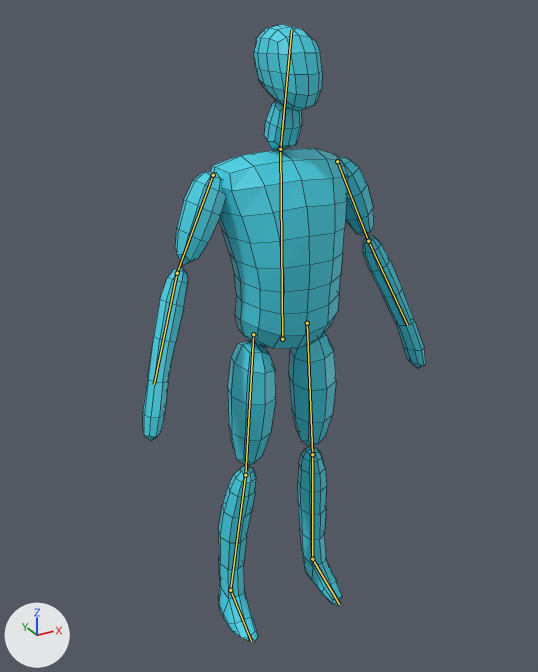
Before and after pictures for a commit that changed the Blender file blender/players/Player.blend.
Before and after are seen from a camera (50 mm lens) standing at (-1.03, -1.79, 1.95) and looking at (0.16, 0.37, 0.87). The lights are fixed; the arrows at lower left show +X, +Y and +Z. The older version comes first. The bones that bend it are drawn over the model as lines. Mesh edges are drawn as thin lines.
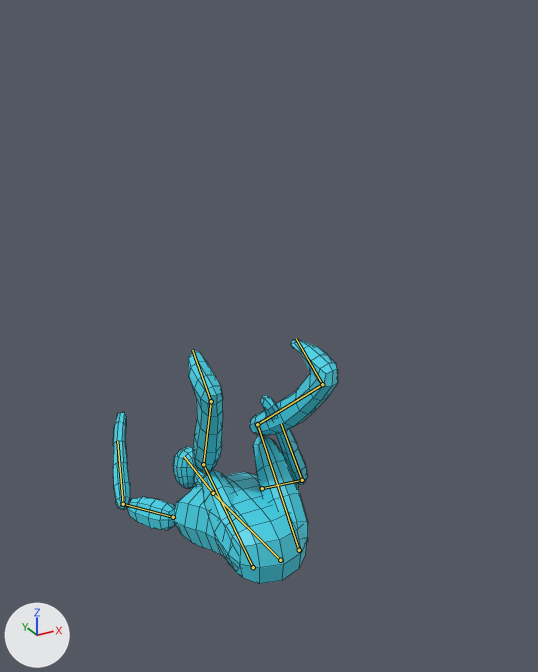
The newer file adds an action. The first version stands in its rest pose; the second is drawn at frame 7 of the action 'roll'.

Pixel boxes (x1, y1, x2, y2) of what changed, in the pictures (538 x 672 px):
'Cube', posed (20% narrower, 60% shorter)
    before: (143, 24, 426, 642)
    after: (113, 340, 338, 584)
bone 'body', root to tip
    before: (282, 339) to (280, 149)
    after: (280, 560) to (213, 493)
bone 'head', root to tip
    before: (280, 149) to (291, 30)
    after: (213, 493) to (184, 456)
bone 'upperarm.l', root to tip
    before: (337, 161) to (368, 241)
    after: (262, 488) to (302, 480)
bone 'lowerarm.l', root to tip
    before: (368, 241) to (407, 325)
    after: (302, 480) to (281, 423)
bone 'upperarm.r', root to tip
    before: (213, 175) to (177, 273)
    after: (173, 517) to (123, 504)
bone 'lowerarm.r', root to tip
    before: (177, 273) to (154, 384)
    after: (123, 504) to (117, 441)

The change, as a list of edits to the scene's bpy script:
```text
Change bone_body:
    where bone_body = bpy.data.objects['Armature'].pose.bones['body']
    bone_body.location: (0.0, 0.0, 0.0) -> (0.0, -0.843, -0.032)
    bone_body.rotation_quaternion: (1.0, 0.0, 0.0, 0.0) -> (-0.675, 0.738, 0.0, 0.0)  # degrees (0, 0, 0) -> degrees (-95, 0, 0)
Change bone_head:
    where bone_head = bpy.data.objects['Armature'].pose.bones['head']  # child of 'body'
    bone_head.rotation_quaternion: (1.0, 0.0, 0.0, 0.0) -> (0.999, -0.032, 0.0, 0.0)  # degrees (0, 0, 0) -> degrees (-4, 0, 0)
Change bone_upperarm_l:
    where bone_upperarm_l = bpy.data.objects['Armature'].pose.bones['upperarm.l']  # child of 'body'
    bone_upperarm_l.rotation_quaternion: (1.0, 0.0, 0.0, 0.0) -> (0.825, 0.2, -0.062, -0.095)  # degrees (0, 0, 0) -> degrees (28, -5, -14)
Change bone_lowerarm_l:
    where bone_lowerarm_l = bpy.data.objects['Armature'].pose.bones['lowerarm.l']  # child of 'upperarm.l'
    bone_lowerarm_l.location: (0.0, 0.0, 0.0) -> (0.001, 0.001, 0.0)
    bone_lowerarm_l.rotation_quaternion: (1.0, 0.0, 0.0, 0.0) -> (0.922, 0.338, 0.034, -0.212)  # degrees (0, 0, 0) -> degrees (38, 12, -22)
Change bone_upperarm_r:
    where bone_upperarm_r = bpy.data.objects['Armature'].pose.bones['upperarm.r']  # child of 'body'
    bone_upperarm_r.rotation_quaternion: (1.0, 0.0, 0.0, 0.0) -> (-0.073, 0.895, 0.437, 0.059)  # degrees (0, 0, 0) -> degrees (-175, -10, 52)
Change bone_lowerarm_r:
    where bone_lowerarm_r = bpy.data.objects['Armature'].pose.bones['lowerarm.r']  # child of 'upperarm.r'
    bone_lowerarm_r.location: (0.0, 0.0, 0.0) -> (0.001, -0.001, 0.0)
    bone_lowerarm_r.rotation_quaternion: (1.0, 0.0, 0.0, 0.0) -> (0.84, -0.48, 0.018, 0.252)  # degrees (0, 0, 0) -> degrees (-56, 16, 25)
Change bone_iklegpole_l:
    where bone_iklegpole_l = bpy.data.objects['Armature'].pose.bones['iklegpole.l']
    bone_iklegpole_l.location: (0.0, 0.0, 0.0) -> (0.04, -0.884, -0.577)
    bone_iklegpole_l.rotation_quaternion: (1.0, 0.0, 0.0, 0.0) -> (0.425, -0.903, 0.0, -0.063)  # degrees (0, 0, 0) -> degrees (-129, -7, -3)
Change bone_iklegtarget_l:
    where bone_iklegtarget_l = bpy.data.objects['Armature'].pose.bones['iklegtarget.l']
    bone_iklegtarget_l.location: (0.0, 0.0, 0.0) -> (-0.063, -0.028, -0.734)
    bone_iklegtarget_l.rotation_quaternion: (1.0, 0.0, 0.0, 0.0) -> (-0.077, -0.993, 0.0, 0.085)  # degrees (0, 0, 0) -> degrees (171, 10, -1)
Change bone_iklegpole_r:
    where bone_iklegpole_r = bpy.data.objects['Armature'].pose.bones['iklegpole.r']
    bone_iklegpole_r.location: (0.0, 0.0, 0.0) -> (-0.059, -0.877, -0.583)
    bone_iklegpole_r.rotation_quaternion: (1.0, 0.0, 0.0, 0.0) -> (0.425, -0.903, 0.0, 0.063)  # degrees (0, 0, 0) -> degrees (-129, 7, 3)
Change bone_iklegtarget_r:
    where bone_iklegtarget_r = bpy.data.objects['Armature'].pose.bones['iklegtarget.r']
    bone_iklegtarget_r.location: (0.0, 0.0, 0.0) -> (0.023, 0.186, -0.652)
    bone_iklegtarget_r.rotation_quaternion: (1.0, 0.0, 0.0, 0.0) -> (-0.203, -0.977, 0.053, -0.024)  # degrees (0, 0, 0) -> degrees (157, -4, -5)
```
